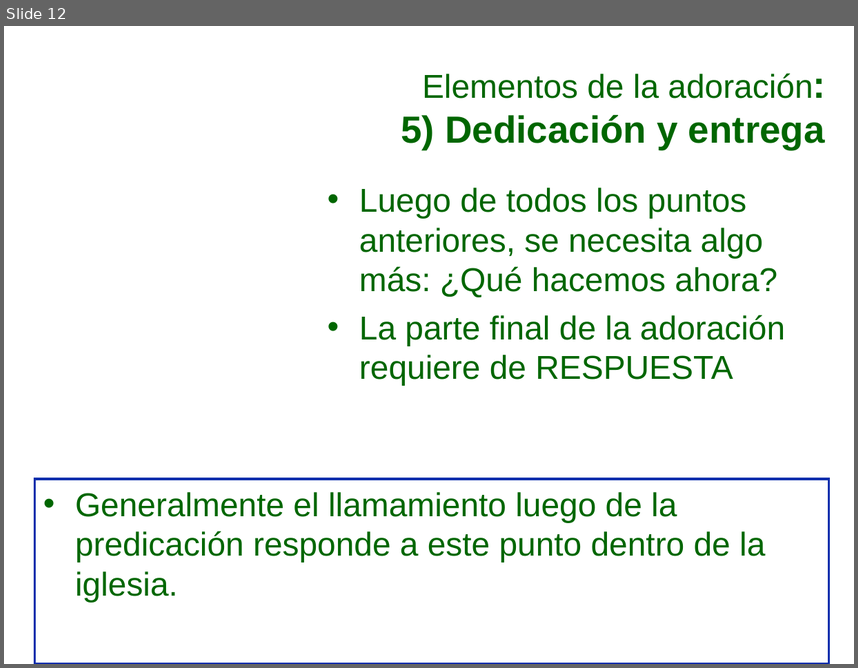
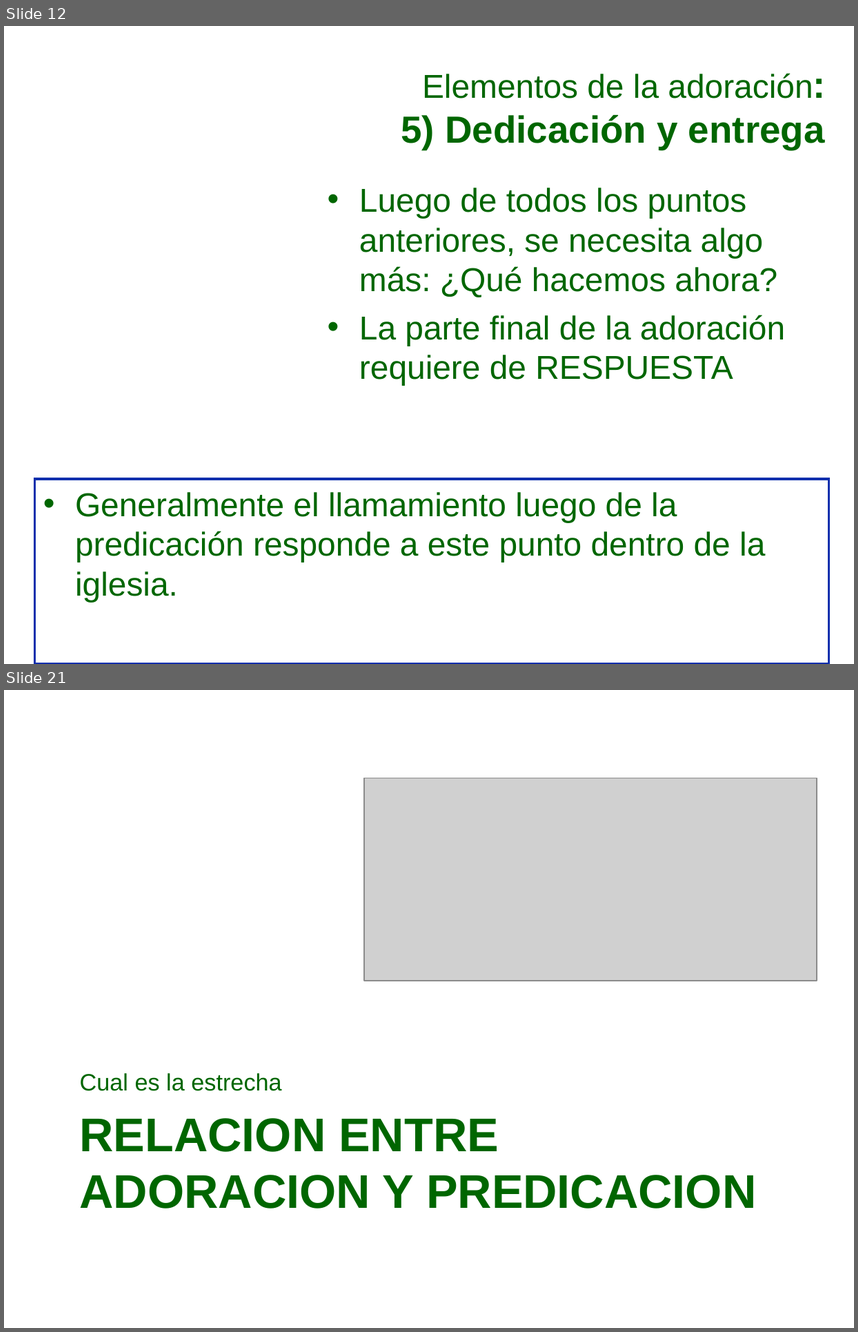
Before and after one commit to afols/iglesia, a slide deck: trunk/ iglesia --username adrianfols/Escuela Dominical/Iglecrecimiento/Mi_iglesia_puede_S4.ppt. Shown one above the other, each under a label of ours: slide 12 before the commit, slides 12 and 21 after it; the slides between them are not shown. The pictures are 858x668 and 858x1332 pixels, drawn with LibreOffice and Linux fonts; fonts in the diff are those of the drawing; grey boxes stand for pictures; background and template pictures are left out. Boxes give left, top, right and bottom in pixels: in the first picture for what was removed or moved away, otherwise in the second. Text is boxed around its words. In the diff, an @@ line names an element or a change of style, - is before the commit and + after.

```diff
--- a/trunk/ iglesia --username adrianfols/Escuela Dominical/Iglecrecimiento/Mi_iglesia_puede_S4.ppt
+++ b/trunk/ iglesia --username adrianfols/Escuela Dominical/Iglecrecimiento/Mi_iglesia_puede_S4.ppt
@@ slide 21 added at bbox=[4, 690, 854, 1328], background picture (left out) @@
@@ picture added at bbox=[364, 778, 818, 980] @@
@@ text added at bbox=[80, 1073, 281, 1091], 20 pt, text #006600 @@
+Cual es la estrecha
@@ title added at bbox=[80, 1118, 756, 1208], 40 pt, text #006600, bold @@
+RELACION ENTRE ADORACION Y PREDICACION
```
Also in this commit, not shown: 14 other slides added.
